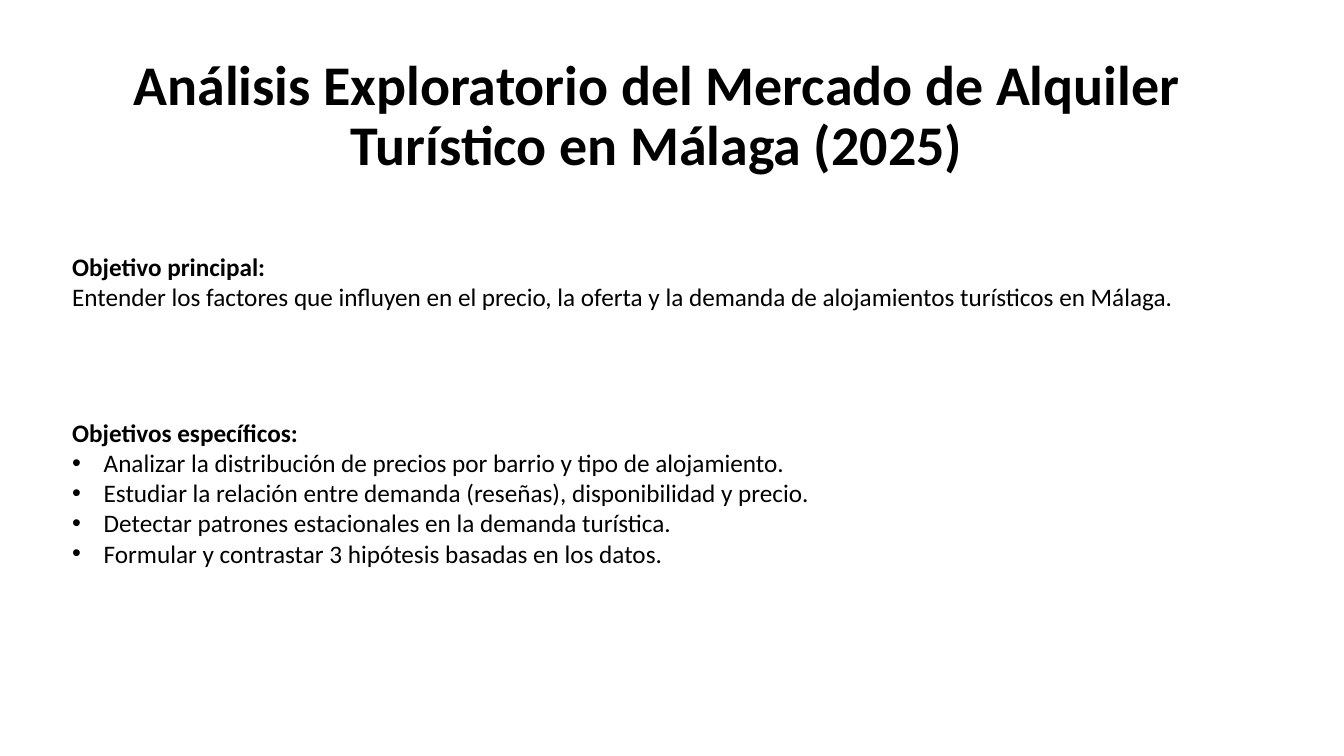
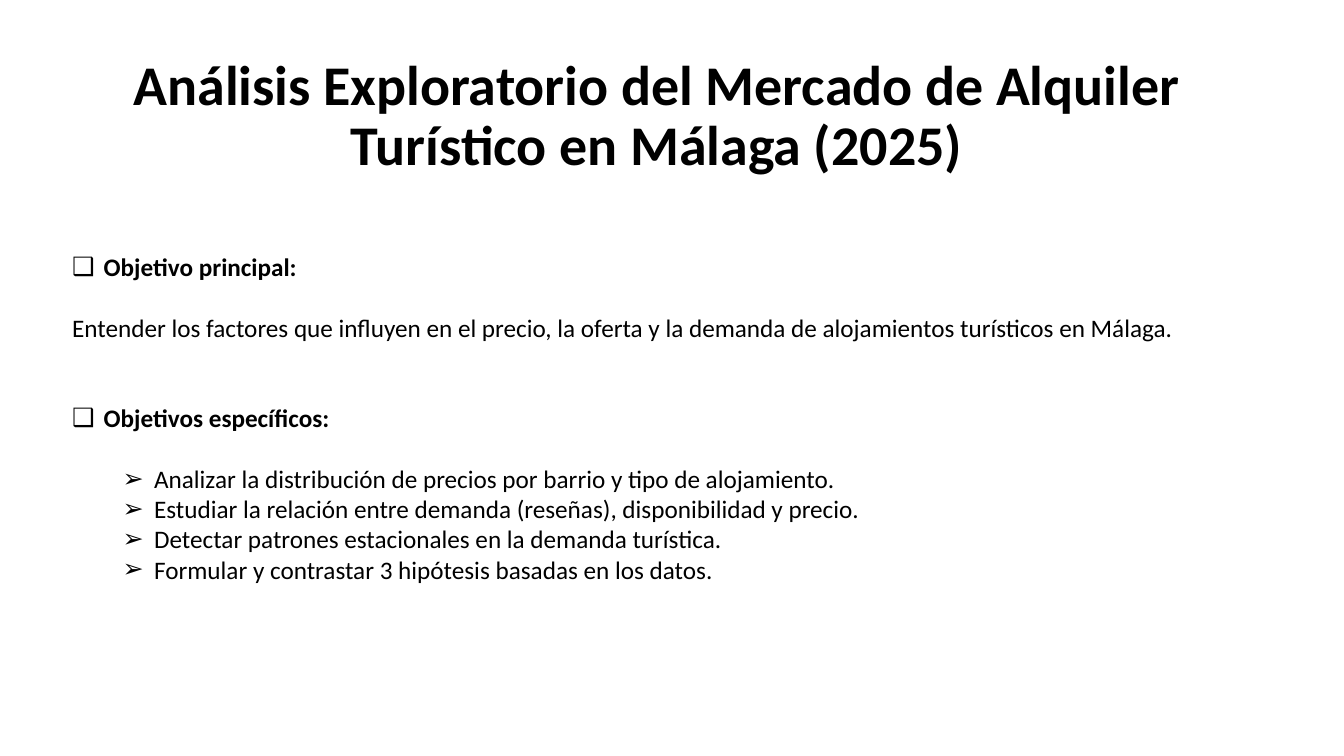
Before and after one commit to MHHsim/Proyect-Break-I, a slide deck: slide 1 of Pendiente/EDA - Alquileres Málaga - 2025.pptx. Drawn at 1344x756 pixels with LibreOffice and Linux fonts; fonts in the diff are those of the drawing. Boxes give left, top, right and bottom in pixels: in the first picture for what was removed or moved away, otherwise in the second. Text is boxed around its words. In the diff, an @@ line names an element or a change of style, - is before the commit and + after.

```diff
--- a/Pendiente/EDA - Alquileres Málaga - 2025.pptx
+++ b/Pendiente/EDA - Alquileres Málaga - 2025.pptx
@@ text at [104,258,297,281]: bullet none to ❑ @@
@@ text at [104,409,859,583]: paragraphs added @@
+❑ Objetivos específicos:
+  ➢ Analizar la distribución de precios por barrio y tipo de alojamiento.
+  ➢ Estudiar la relación entre demanda (reseñas), disponibilidad y precio.
+  ➢ Detectar patrones estacionales en la demanda turística.
+  ➢ Formular y contrastar 3 hipótesis basadas en los datos.
@@ text removed at [72,424,808,567] @@
-Objetivos específicos:
-• Analizar la distribución de precios por barrio y tipo de alojamiento.
-• Estudiar la relación entre demanda (reseñas), disponibilidad y precio.
-• Detectar patrones estacionales en la demanda turística.
-• Formular y contrastar 3 hipótesis basadas en los datos.
```
Also in this commit, not shown: 1 other slide changed, 3 slides added, 5 slides removed, 2 other files.
